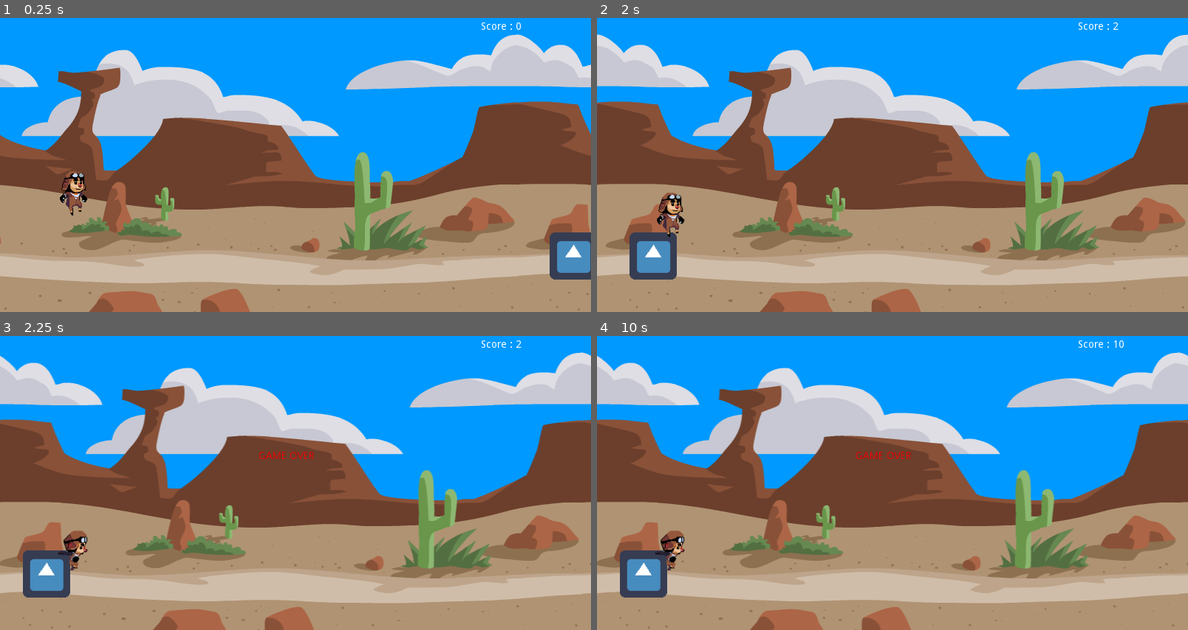
Above: before the commit, frames 1-4 (two rows, left to right).
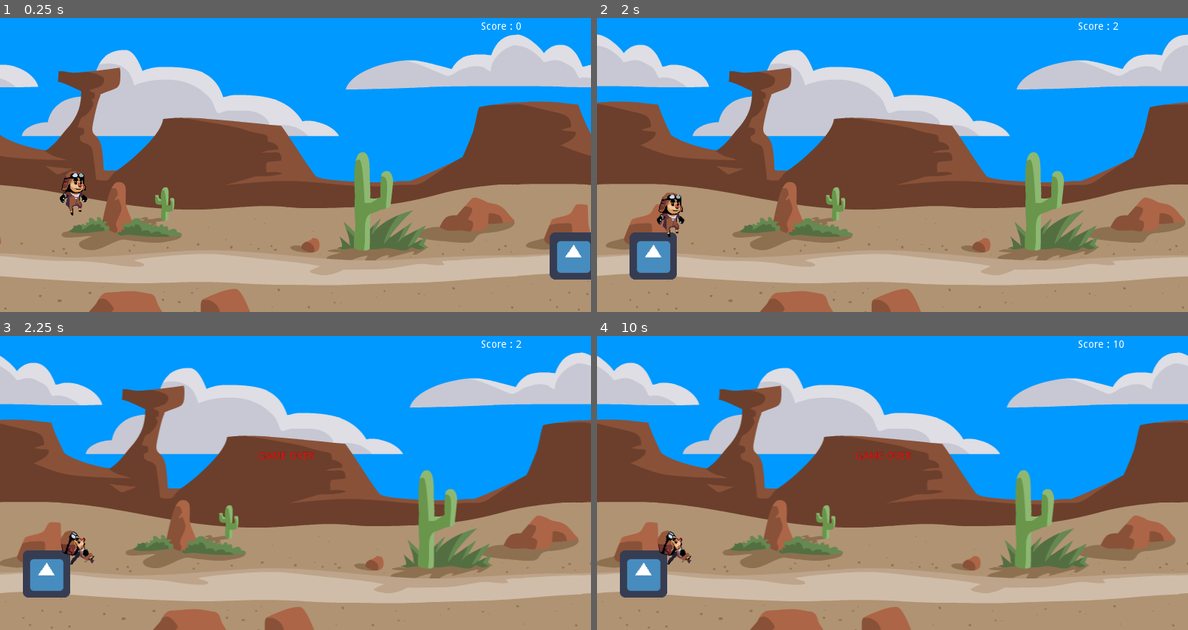
Above: after the commit, the same moments.

Repository: achmaddzaki/dinodron
Game: Godot game, scene res://Dinodron.tscn
Same seed, same stepped clock (60 frames per second), same inputs: the game is played once before the commit and once after it. The engine's default icon, where the game draws it, is replaced by a stand-in: a white triangle on a blue panel in a dark square.
Inputs:
- Up to frame 1 (0.25 s): no input
- Up to frame 2 (2 s): hold Up (ui_up) from 0.53 s (still down)
- Up to frame 3 (2.25 s): release Up (ui_up) at 2.03 s
- Up to frame 4 (10 s): tap Enter at 2.75, 4.25, 5.75 s; hold Up (ui_up) 2.78-4.28 s; tap Space at 3.5, 5, 6.5 s; tap Up (ui_up) at 4.52, 6.02, 6.77, 9.77 s; hold Up (ui_up) 5.03-5.78 s; hold Up (ui_up) 7.28-9.53 s

Frames 1-2 are identical in both runs. In frame 3, 0.4% of the frame differs, in the area x 9-16%, y 66-80%; in frame 4, 0.4%.

Commit message:
# Better Dead Animation

Diff:
--- a/KinematicBody2D.gd
+++ b/KinematicBody2D.gd
@@ -5,6 +5,7 @@
 var currentposition = Vector2()
 
 func _physics_process(delta):
+
 	currentposition.y += gravity
 	if(is_on_floor()):
 		$AnimatedSprite.play("Run")
@@ -23,5 +24,6 @@
 	get_node("../LabelContainer").visible = true
 	get_node("..").set_process(false)
 	$AnimatedSprite.play("Dead")
+	$AnimatedSprite.rotate(-1)
 	set_physics_process(false)
 	pass # Replace with function body.
